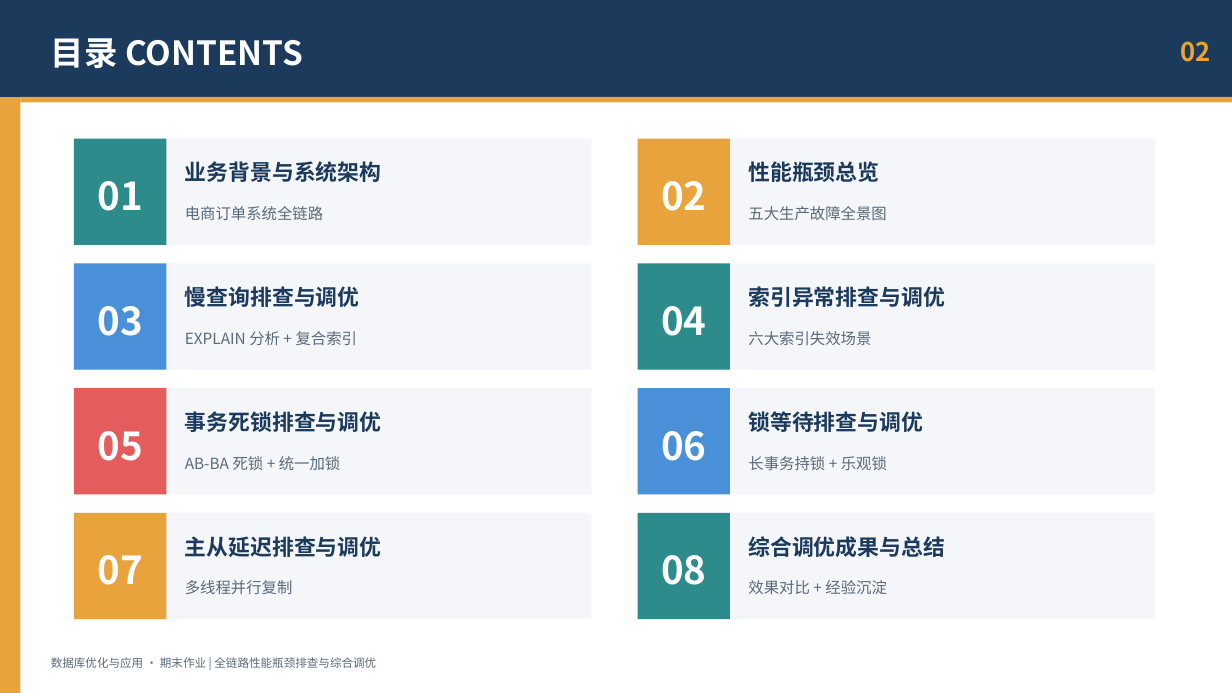
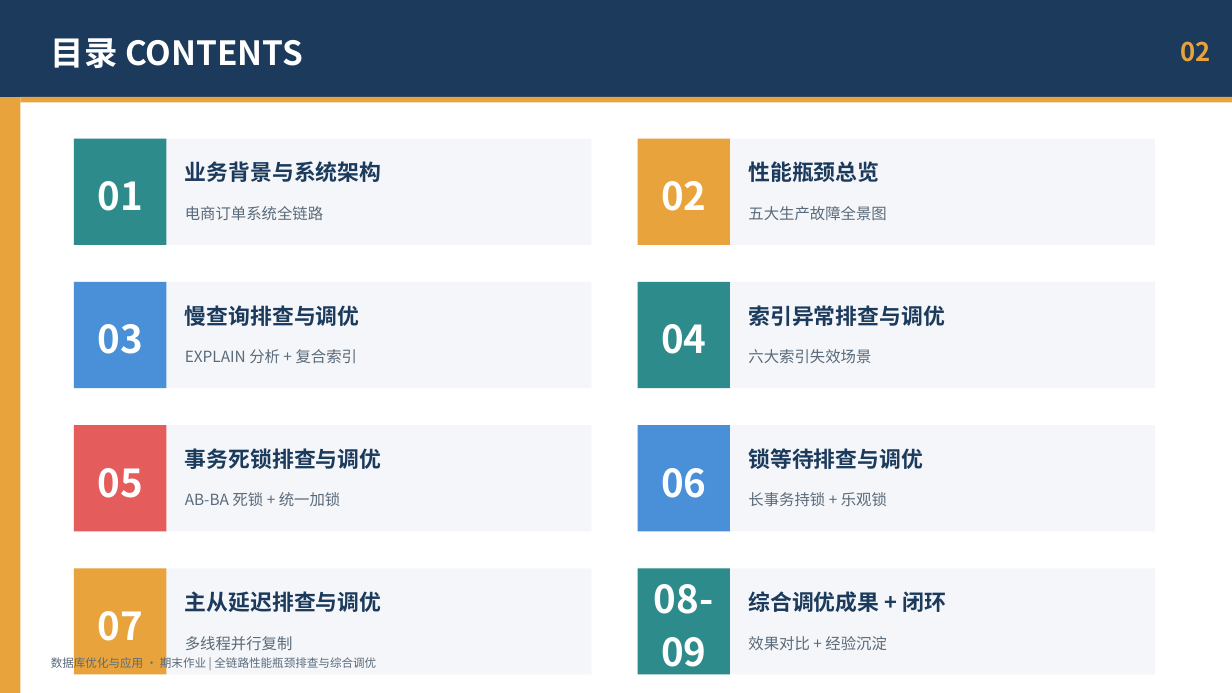
Before and after one commit to nxj23/-, a slide deck: slide 2 of db_optimization_demo/ppt/全链路性能瓶颈排查与综合调优_优化版.pptx. Drawn at 1232x693 pixels with LibreOffice and Linux fonts; fonts in the diff are those of the drawing. Boxes give left, top, right and bottom in pixels: in the first picture for what was removed or moved away, otherwise in the second. Text is boxed around its words. In the diff, an @@ line names an element or a change of style, - is before the commit and + after.

Commit message:
feat: 数据库性能瓶颈排查与调优汇报

```diff
--- a/db_optimization_demo/ppt/全链路性能瓶颈排查与综合调优_优化版.pptx
+++ b/db_optimization_demo/ppt/全链路性能瓶颈排查与综合调优_优化版.pptx
@@ 6 texts, 4 rectangles: place and size @@
-6 texts, 4 rectangles at [74,263,1155,370]
+6 texts, 4 rectangles at [74,282,1155,388]
@@ 6 texts, 4 rectangles: place and size @@
-6 texts, 4 rectangles at [74,388,1155,494]
+6 texts, 4 rectangles at [74,425,1155,531]
@@ 4 texts, 4 rectangles: place and size @@
-4 texts, 4 rectangles at [74,513,1155,619]
+4 texts, 4 rectangles at [74,568,1155,675]
@@ text at [654,584,714,677]: text changed @@
-08
+08-09
@@ text at [748,591,946,612]: text changed @@
-综合调优成果与总结
+综合调优成果 + 闭环
```
Also in this commit, not shown: 8 other slides changed, 1 other file.
